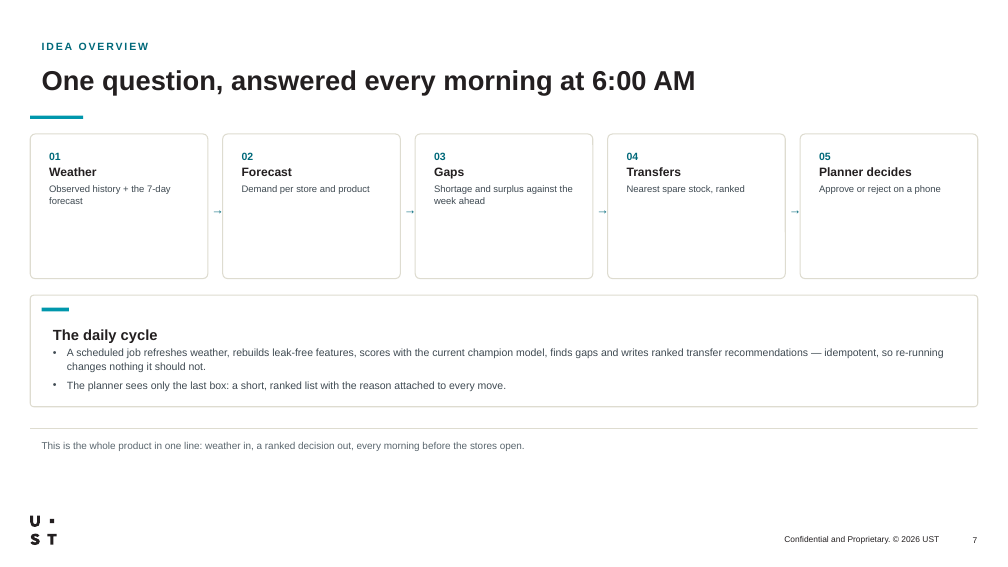
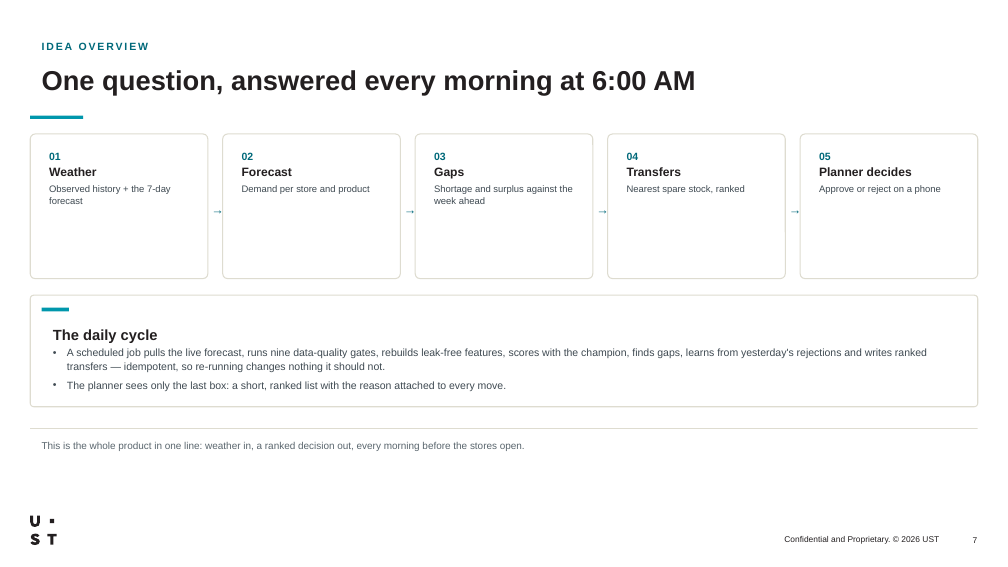
Before and after one commit to workatustadarshajay/STORMSENSE, a slide deck: slide 7 of StormSense-Databricks-Hackathon.pptx. Drawn at 1008x567 pixels with LibreOffice and Linux fonts; fonts in the diff are those of the drawing. Boxes give left, top, right and bottom in pixels: in the first picture for what was removed or moved away, otherwise in the second. Text is boxed around its words. In the diff, an @@ line names an element or a change of style, - is before the commit and + after.

```diff
--- a/StormSense-Databricks-Hackathon.pptx
+++ b/StormSense-Databricks-Hackathon.pptx
@@ text at [67, 348, 927, 372]: text changed @@
-• A scheduled job refreshes weather, rebuilds leak-free features, scores with the current champion model, finds gaps and writes ranked transfer recommendations — idempotent, so re-running changes nothing it should not.
+• A scheduled job pulls the live forecast, runs nine data-quality gates, rebuilds leak-free features, scores with the champion, finds gaps, learns from yesterday's rejections and writes ranked transfers — idempotent, so re-running changes nothing it should not.
```
Also in this commit, not shown: 9 other slides changed, 5 slides added, 4 other files.
